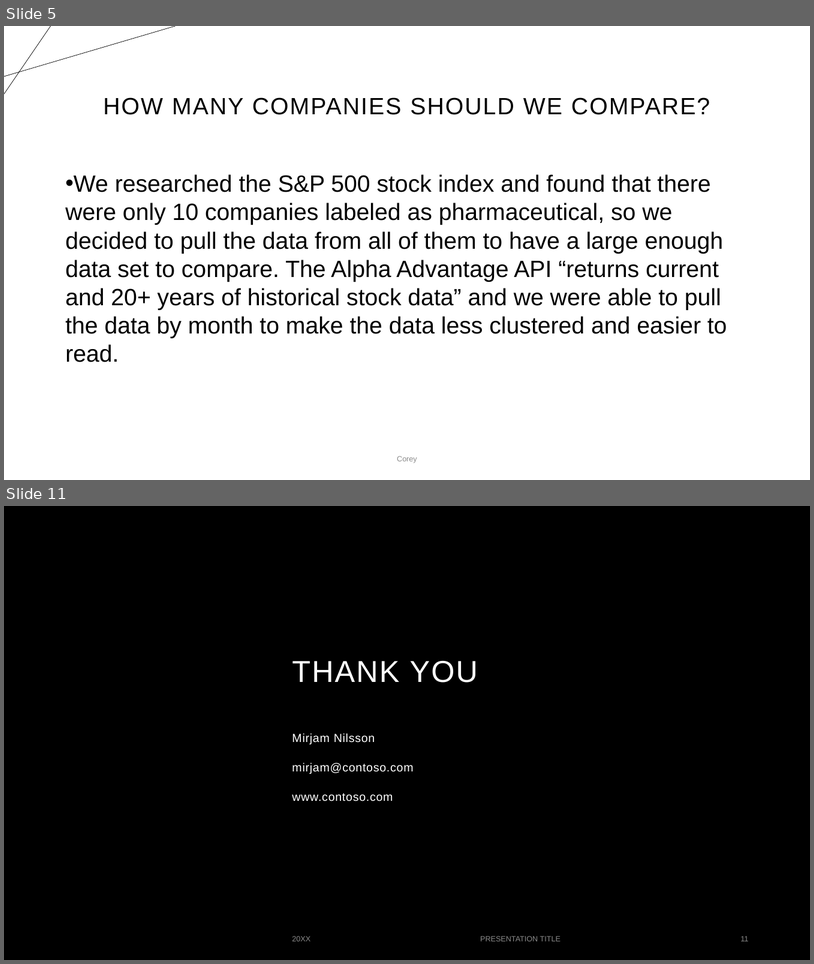
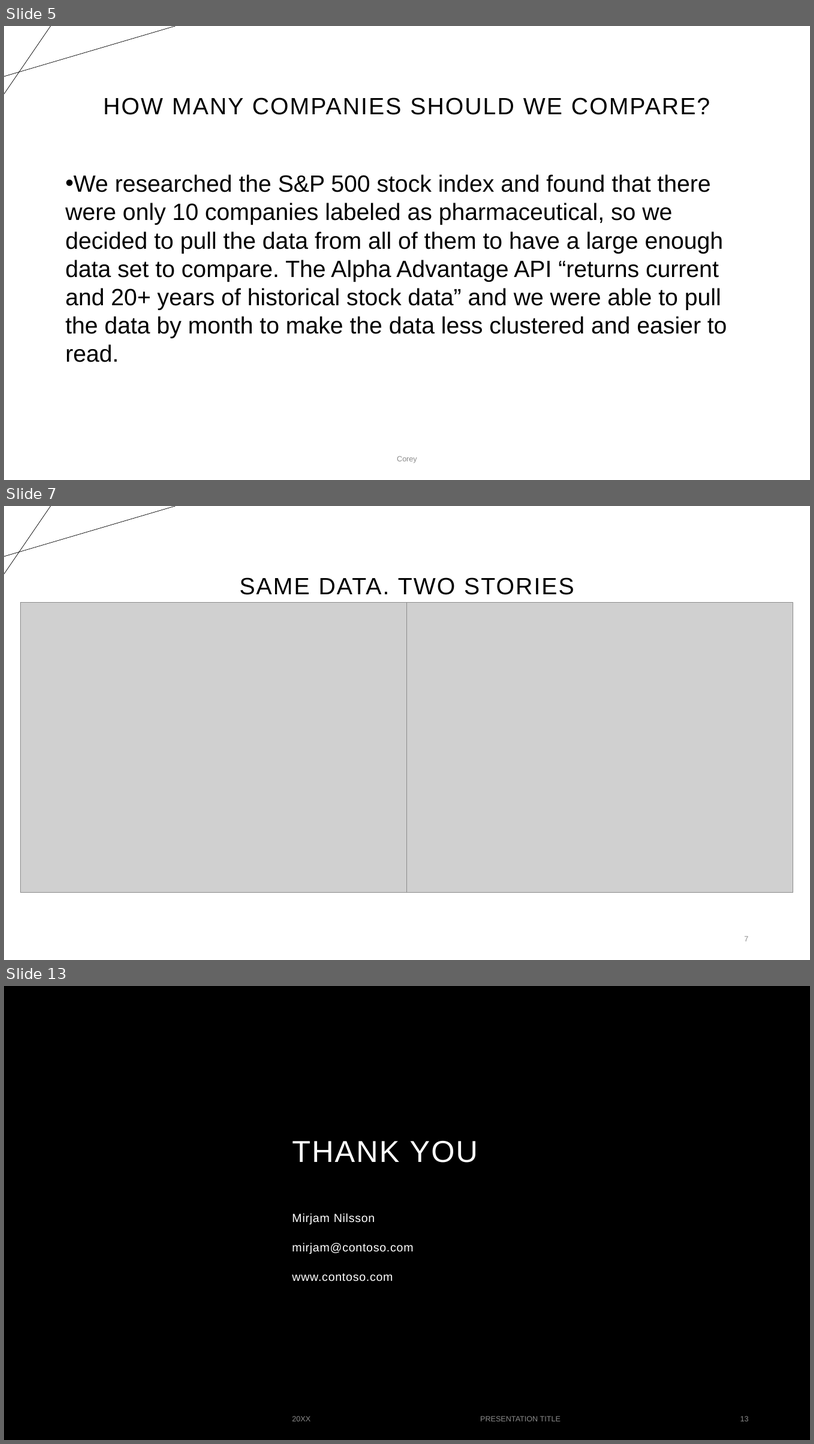
Before and after one commit to proctorsjackson/group_3_project_1, a slide deck: Powerpoint_Final.pptx. Shown one above the other, each under a label of ours: slides 5 and 11 before the commit, slides 5, 7 and 13 after it; the slides between them are not shown. The pictures are 814x964 and 814x1444 pixels, drawn with LibreOffice and Linux fonts; fonts in the diff are those of the drawing; grey boxes stand for pictures; background and template pictures are left out. Boxes give left, top, right and bottom in pixels: in the first picture for what was removed or moved away, otherwise in the second. Text is boxed around its words. In the diff, an @@ line names an element or a change of style, - is before the commit and + after.

```diff
--- a/Powerpoint_Final.pptx
+++ b/Powerpoint_Final.pptx
@@ slide 7 added at (x1=4, y1=506, x2=810, y2=960), background #FFFFFF; not listed: 2 template elements that a slide beside it also shows @@
@@ title added at (x1=240, y1=577, x2=575, y2=595), 28 pt, text #000000 @@
+SAME DATA. TWO STORIES
@@ picture added at (x1=21, y1=603, x2=408, y2=892) @@
@@ picture added at (x1=408, y1=603, x2=794, y2=892) @@
@@ page number added at (x1=744, y1=936, x2=749, y2=941), 9 pt, text #8C8C8C @@
+7
@@ what was slide 11 is now slide 13 @@
@@ page number at (x1=741, y1=1416, x2=749, y2=1421): text changed @@
-11
+13
```
Also in this commit, not shown: 4 slides changed, 2 other slides added, 1 slide removed, 1 other file.
